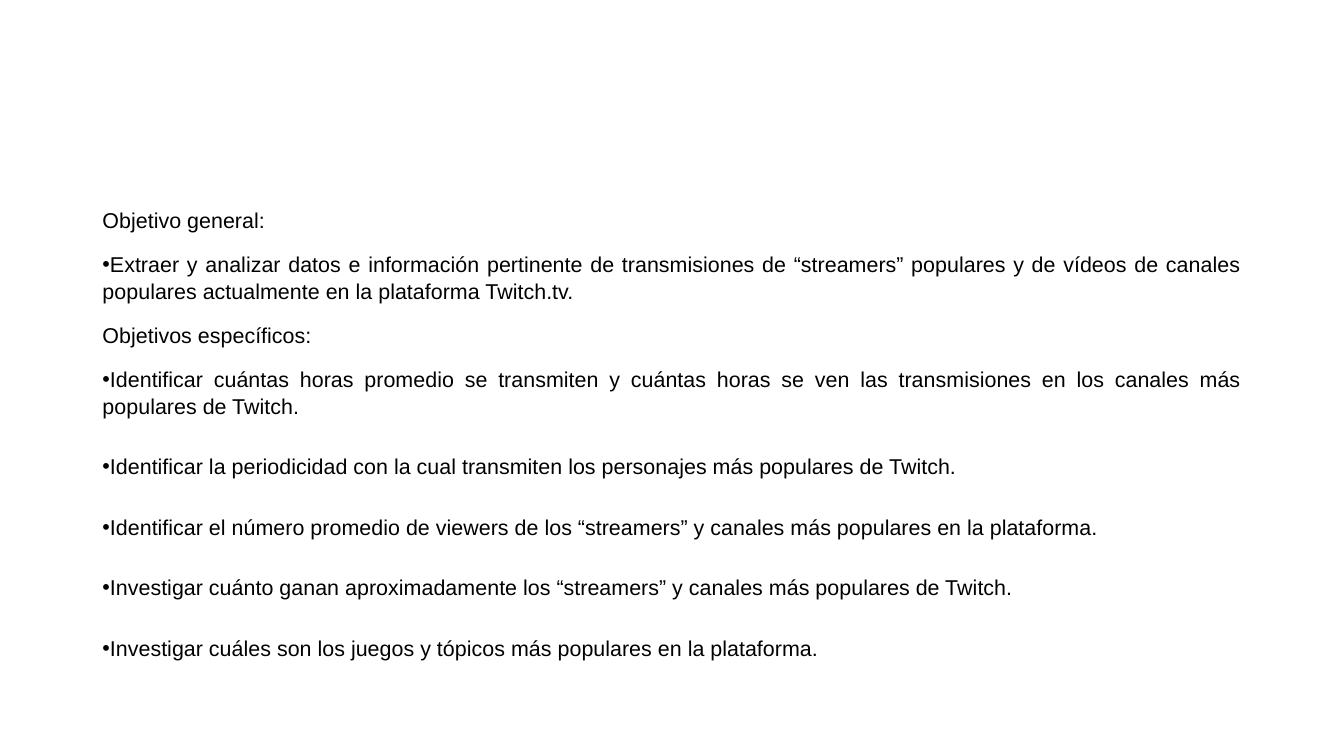
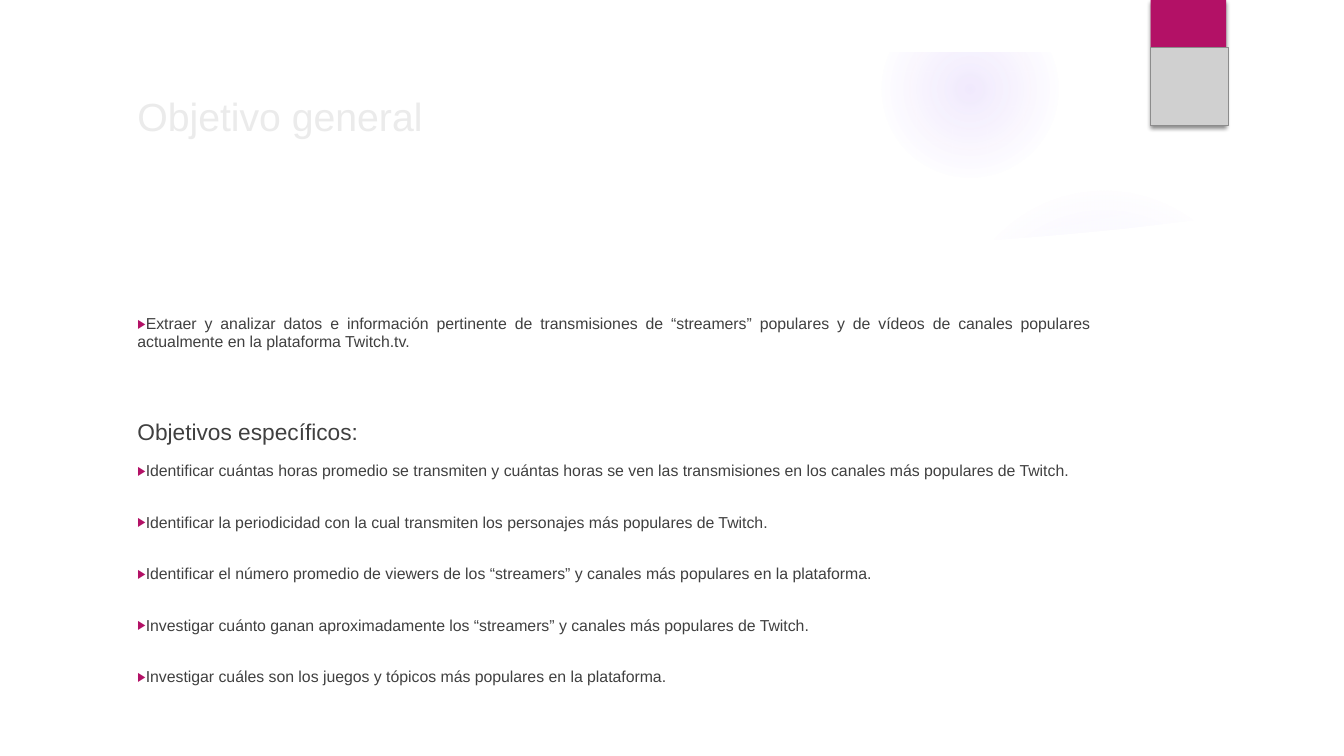
Before and after one commit to AlejandroMunozA/Trabajo_BigData, a slide deck: slide 3 of Trabajo_BigData.pptx. Drawn at 1344x756 pixels with LibreOffice and Linux fonts; fonts in the diff are those of the drawing; grey boxes stand for pictures; background and template pictures are left out. Boxes give left, top, right and bottom in pixels: in the first picture for what was removed or moved away, otherwise in the second. Text is boxed around its words. In the diff, an @@ line names an element or a change of style, - is before the commit and + after.

```diff
--- a/Trabajo_BigData.pptx
+++ b/Trabajo_BigData.pptx
@@ group added at box(0, 0, 1344, 756): 4 ellipses, 3 freeform shapes @@
@@ rectangle added at box(1150, 0, 1226, 126), fill #B31166 @@
@@ picture added at box(1150, 47, 1228, 125) @@
@@ title added at box(127, 107, 1093, 185), 28 pt, text #EBEBEB @@
+Objetivo general
@@ text at box(102, 212, 265, 233): paragraph removed @@
-Objetivo general:
@@ text "Extraer y analizar datos e ...": place and size @@
-text "Extraer y analizar datos e ..." at box(102, 212, 1241, 661)
+text "Extraer y analizar datos e ..." at box(137, 317, 1090, 686)
@@ text "Extraer y analizar datos e ..." at box(137, 317, 1090, 686): size 15.3 to 11.2 pt, text colour #000000 to #404040; size 15.3 to 16.2 pt in "Objetivos específicos:"; bullet • to ▶; line spacing 1.05 to 0.95 @@
```
Also in this commit, not shown: 5 other slides changed, 4 slides added, 4 slides removed, 2 other files.
